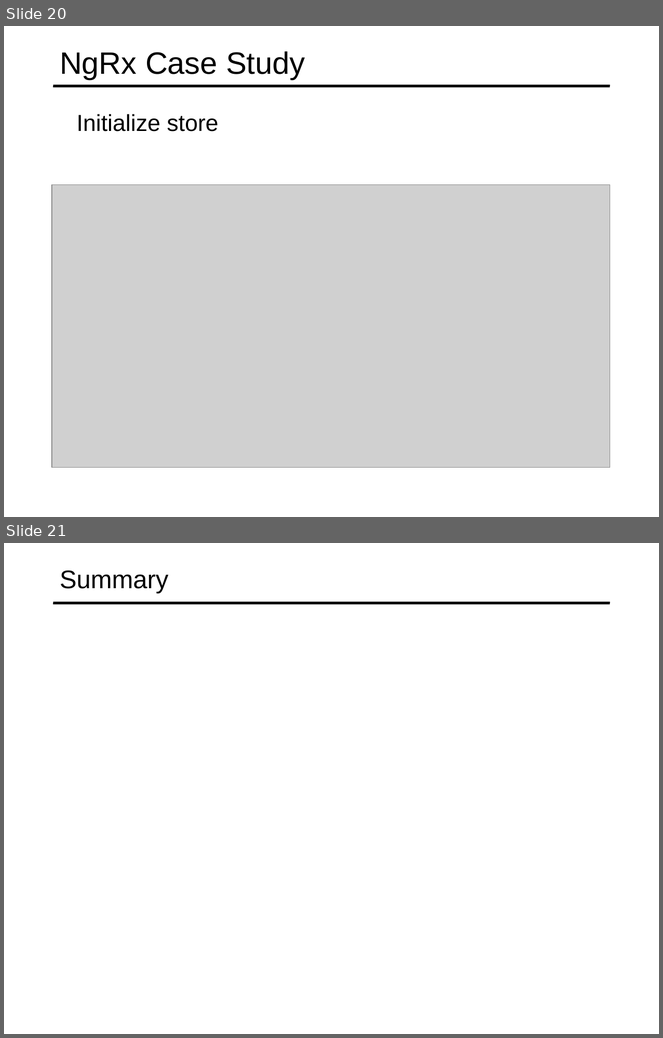
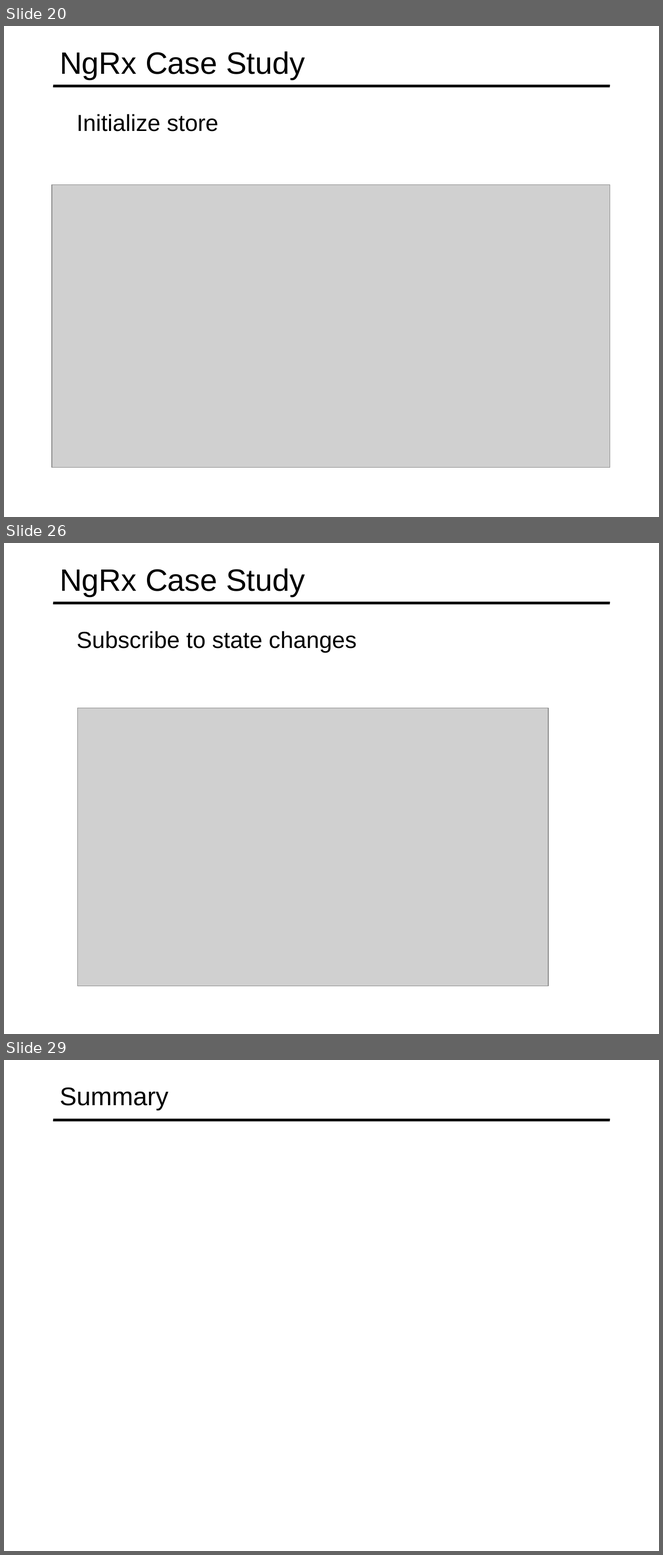
Before and after one commit to specter01wj/Jago_Link_Training, a slide deck: Angular/Interview Lectures/NGRX/Angular_NGRX.ppt. Shown one above the other, each under a label of ours: slides 20 and 21 before the commit, slides 20, 26 and 29 after it; the slides between them are not shown. The pictures are 663x1038 and 663x1555 pixels, drawn with LibreOffice and Linux fonts; fonts in the diff are those of the drawing; grey boxes stand for pictures. Boxes give left, top, right and bottom in pixels: in the first picture for what was removed or moved away, otherwise in the second. Text is boxed around its words. In the diff, an @@ line names an element or a change of style, - is before the commit and + after.

```diff
--- a/Angular/Interview Lectures/NGRX/Angular_NGRX.ppt
+++ b/Angular/Interview Lectures/NGRX/Angular_NGRX.ppt
@@ slide 26 added at (4,543,659,1034), background #FFFFFF; not listed: 1 template element that a slide beside it also shows @@
@@ title added at (60,568,305,596), 34 pt, text #000000 @@
+NgRx Case Study
@@ text added at (77,631,357,653), 25.5 pt, text #000000 @@
+  Subscribe to state changes
@@ picture added at (77,708,548,987) @@
@@ what was slide 21 is now slide 29 @@
```
Also in this commit, not shown: 7 other slides added, 6 other files.
